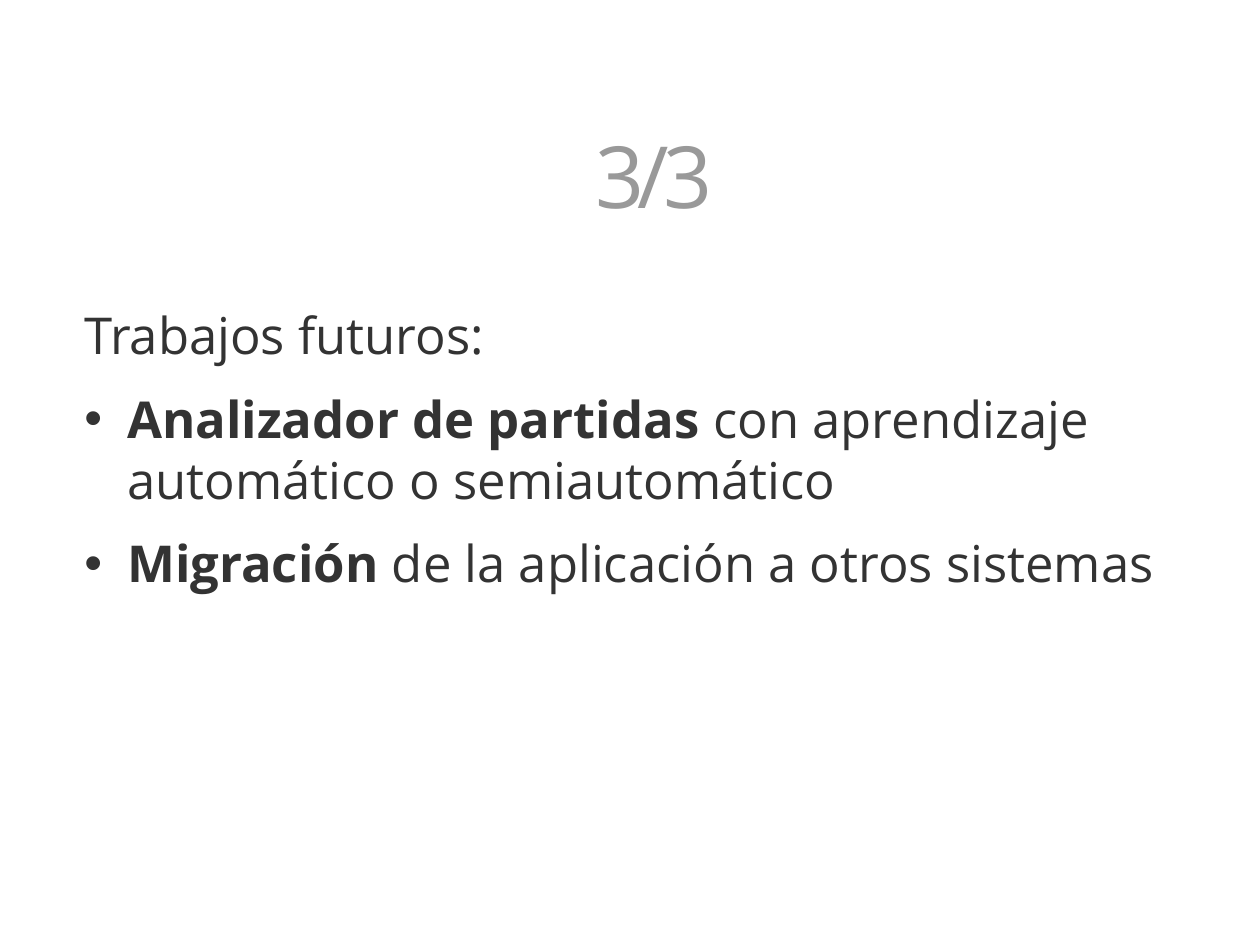
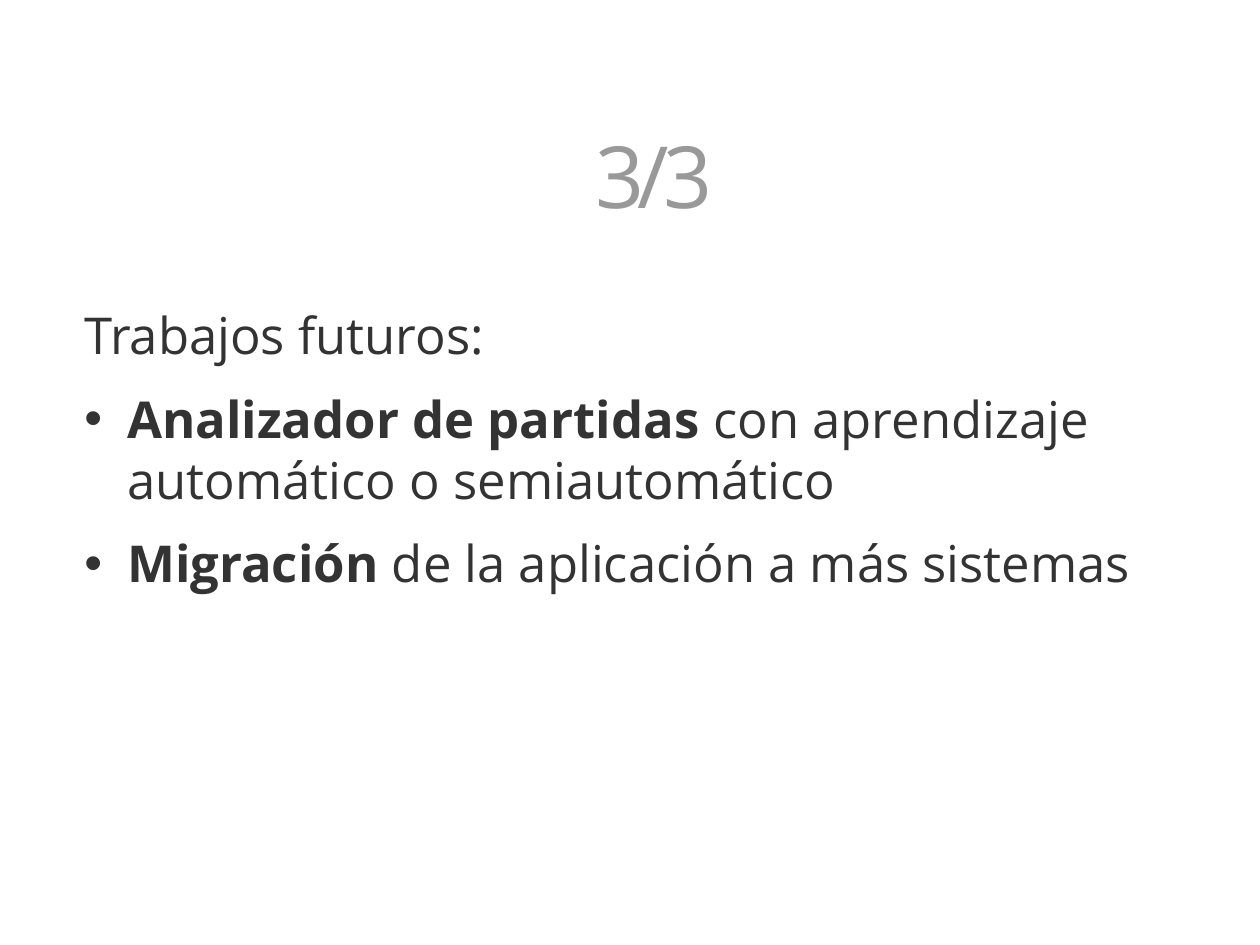
Before and after one commit to 3oheme/dominous, a slide deck: slide 23 of docs/presentacion/presentacion.odp (slide 21 before the commit). Drawn at 1260x945 pixels with LibreOffice and Linux fonts; fonts in the diff are those of the drawing; background and template pictures are left out. Boxes give left, top, right and bottom in pixels: in the first picture for what was removed or moved away, otherwise in the second. Text is boxed around its words. In the diff, an @@ line names an element or a change of style, - is before the commit and + after.

```diff
--- a/docs/presentacion/presentacion.odp
+++ b/docs/presentacion/presentacion.odp
@@ text at box(127, 543, 1130, 595): text changed @@
-• Migración de la aplicación a otros sistemas
+• Migración de la aplicación a más sistemas
```
Also in this commit, not shown: 1 other slide changed, 2 slides added.
